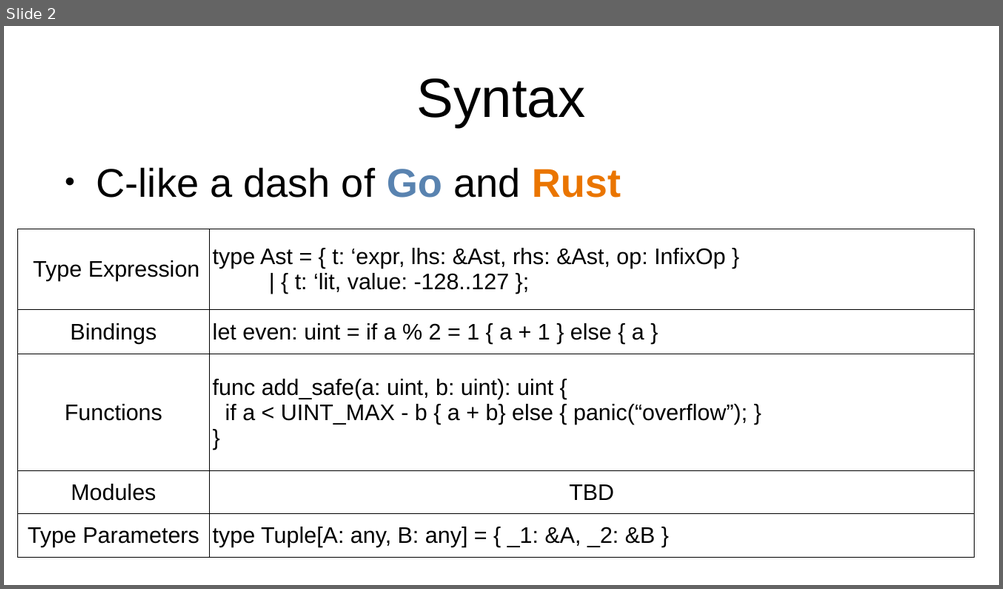
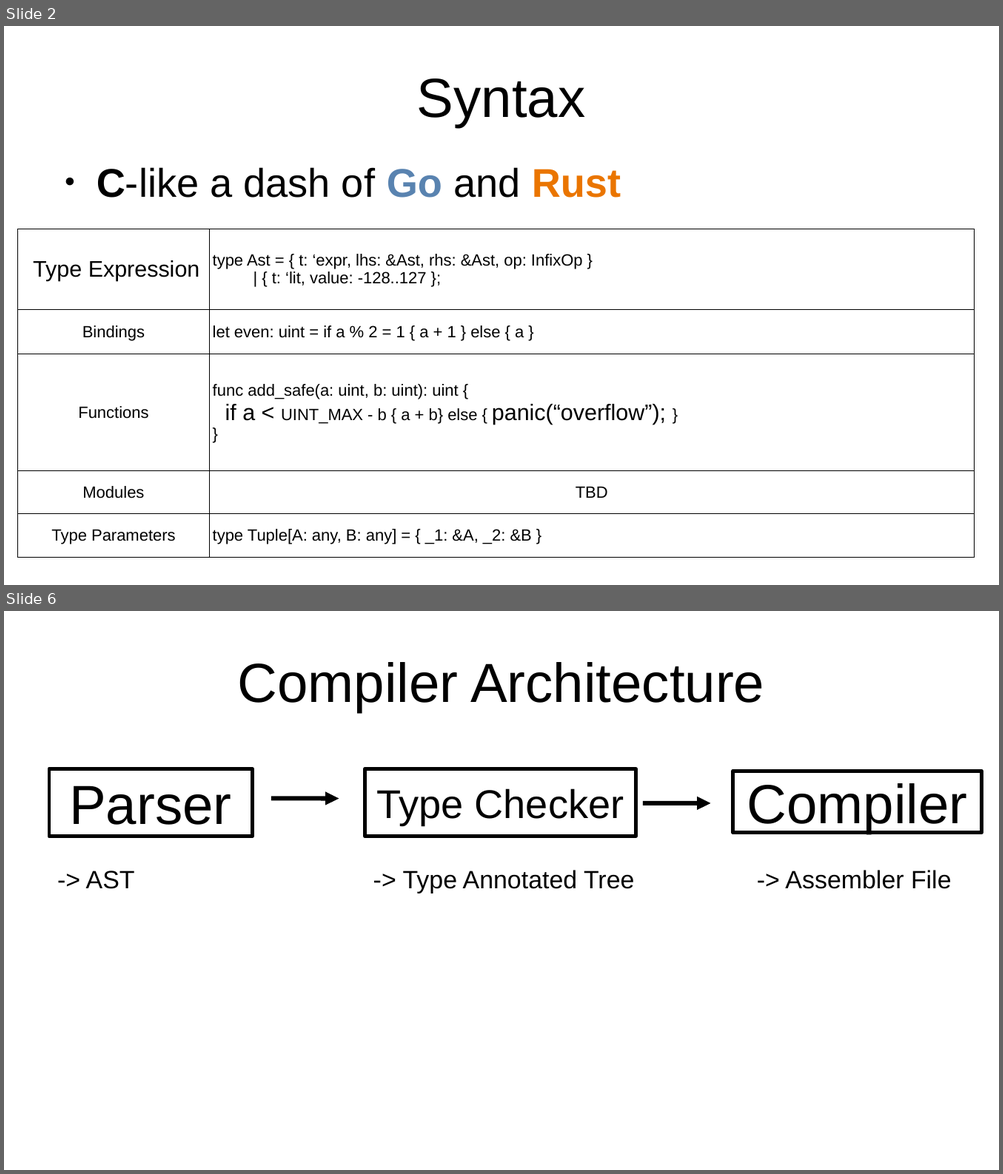
Before and after one commit to ishehadeh/smp, a slide deck: report/Slides.odp. Shown one above the other, each under a label of ours: slide 2 before the commit, slides 2 and 6 after it; the slides between them are not shown. The pictures are 1003x589 and 1003x1174 pixels, drawn with LibreOffice and Linux fonts; fonts in the diff are those of the drawing. Boxes give left, top, right and bottom in pixels: in the first picture for what was removed or moved away, otherwise in the second. Text is boxed around its words. In the diff, an @@ line names an element or a change of style, - is before the commit and + after.

```diff
--- a/report/Slides.odp
+++ b/report/Slides.odp
@@ slide 6 added at <box>4,611,999,1170</box>, background #FFFFFF @@
@@ title added at <box>238,662,764,712</box>, 44 pt, text #000000 @@
+Compiler Architecture
@@ rectangle added at <box>49,769,252,837</box>, outline #000000 2.89 pt, 44 pt, text #000000 @@
+Parser
@@ rectangle added at <box>365,769,636,837</box>, outline #000000 2.89 pt, 32 pt, text #000000 @@
+Type Checker
@@ rectangle added at <box>733,771,982,833</box>, outline #000000 2.89 pt, 44 pt, text #000000 @@
+Compiler
@@ arrow added from (271, 799) to (338, 799), #000000 3.6 pt @@
@@ arrow added from (643, 803) to (711, 803), #000000 3.6 pt @@
@@ text added at <box>86,871,135,889</box>, 20 pt, text #000000 @@
+-> AST
@@ text added at <box>403,870,634,893</box>, 20 pt, text #000000 @@
+-> Type Annotated Tree
@@ text added at <box>785,870,951,889</box>, 20 pt, text #000000 @@
+-> Assembler File
@@ slide 2 changed as well @@
@@ text "C-like a dash of Go ..." at <box>96,167,620,198</box>: bold on in "C-like" @@
@@ table at <box>19,229,975,557</box> @@
@@ size 18 to 13 pt in "type Ast = { t: ‘expr, lhs: ...", "| { t: ‘lit, value: -128..127 };", "Bindings", "let even: uint = if a % ..." and 8 more places @@
```
Also in this commit, not shown: 1 other slide changed, 8 other slides added, 1 slide removed.
